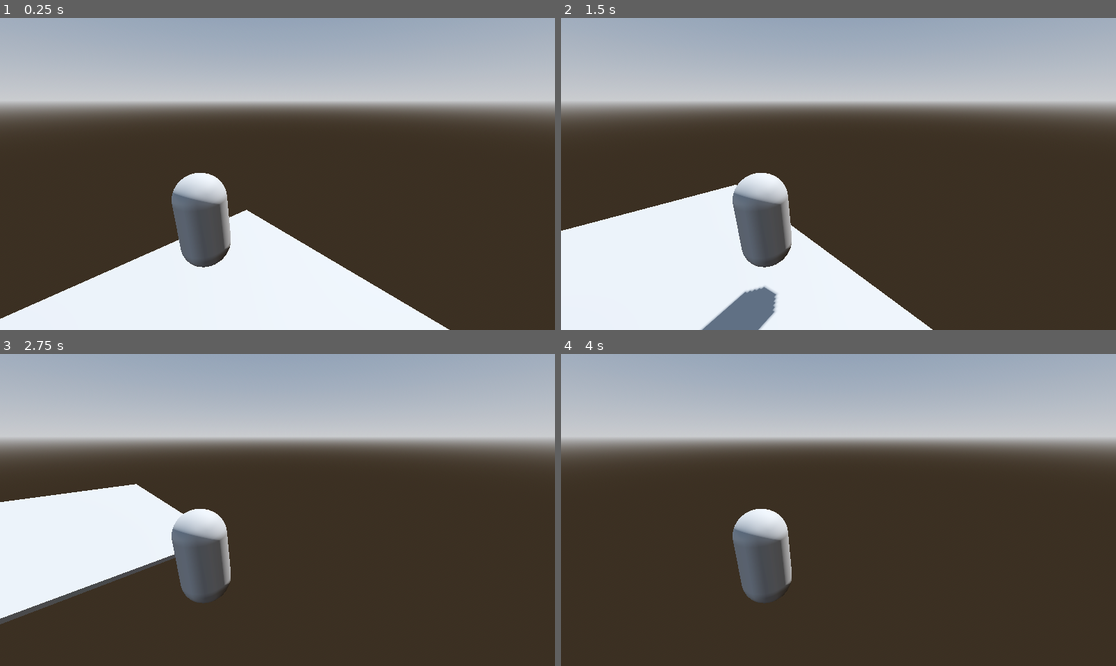
Above: before the commit, frames 1-4 (two rows, left to right).
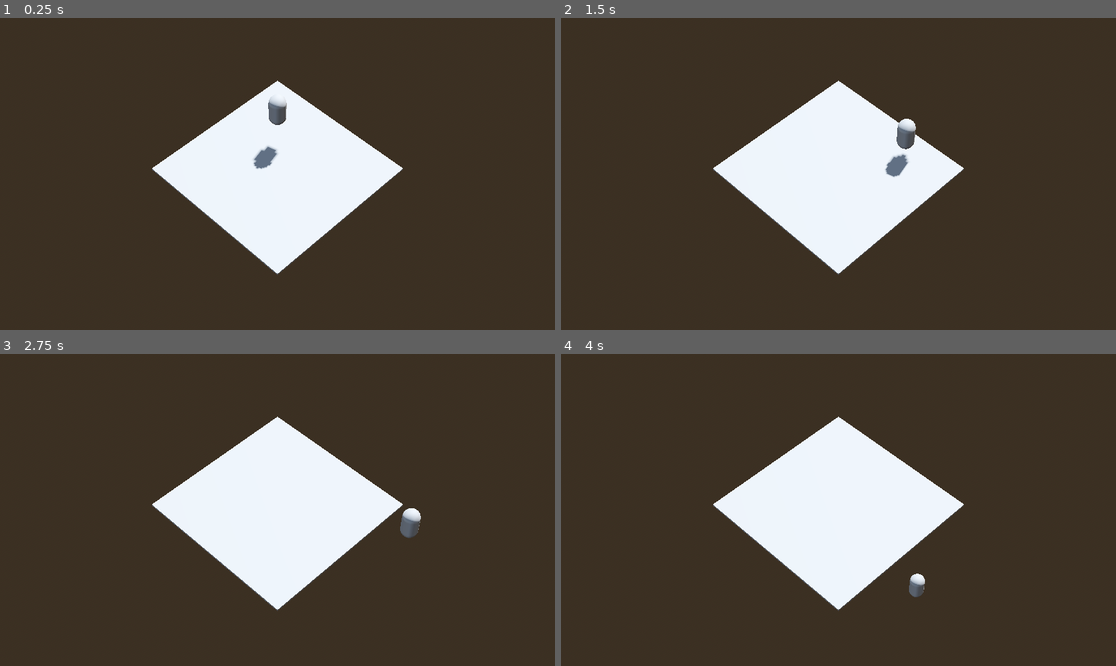
Above: after the commit, the same moments.

Repository: MichaelHayesMC/Term_3_Godot_GameName
Game: Godot game, scene res://node_3d.tscn
Two runs of this game, one before a commit and one after it. Both use one fixed random seed, a clock stepped at 60 frames per second and the inputs below.
Inputs:
- Up to frame 1 (0.25 s): no input
- Up to frame 2 (1.5 s): hold D (move_right) 0.53-1.28 s; tap Space (jump) at 0.77 s; hold S (move_down) from 1.28 s (still down)
- Up to frame 3 (2.75 s): tap Space (jump) at 1.52 s; release S (move_down) at 2.03 s; hold D (move_right) from 2.03 s (still down)
- Up to frame 4 (4 s): release D (move_right) at 2.78 s; hold W (move_up) 2.78-3.53 s; tap Space (jump) at 3.02, 3.77 s; hold A (move_left) from 3.53 s (still down)

The runs differ from the first frame. In frame 1, 59% of the frame differs, in the area x 0-100%, y 0-100%; in frame 2, 65%; in frame 3, 57%; in frame 4, 47%.

Commit message:
Created an isometric perspective + basic game world map

Diff:
--- a/new-game-project/character_body_3d.tscn
+++ b/new-game-project/character_body_3d.tscn
@@ -14,6 +14,3 @@
 
 [node name="MeshInstance3D" type="MeshInstance3D" parent="." unique_id=2029733507]
 mesh = SubResource("CapsuleMesh_iwpo4")
-
-[node name="Camera3D" type="Camera3D" parent="MeshInstance3D" unique_id=896985243]
-transform = Transform3D(1, 0, 0, 0, 0.94038314, 0.34011698, 0, -0.34011698, 0.94038314, 1.493711, 2.2883983, 3.548234)
--- a/new-game-project/node_3d.tscn
+++ b/new-game-project/node_3d.tscn
@@ -45,3 +45,8 @@
 
 [node name="CharacterBody3D" parent="." unique_id=1438579107 instance=ExtResource("1_a202f")]
 transform = Transform3D(1, 0, 0, 0, 1, 0, 0, 0, 1, 0, 3, -2)
+
+[node name="Camera3D" type="Camera3D" parent="." unique_id=792609085]
+transform = Transform3D(1, 0, 0, 0, 0.64278764, 0.76604444, 0, -0.76604444, 0.64278764, 0, 37.959717, 32.217857)
+fov = 20.0
+size = 10.0
